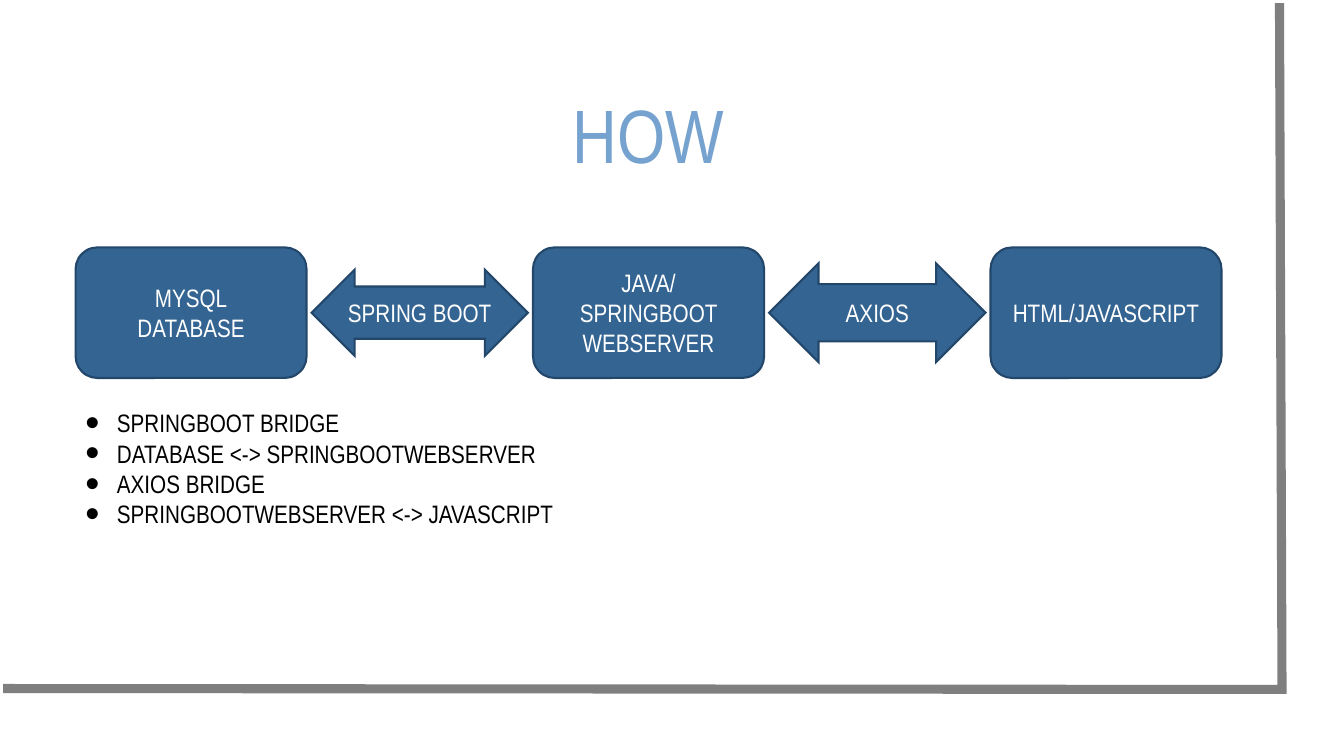
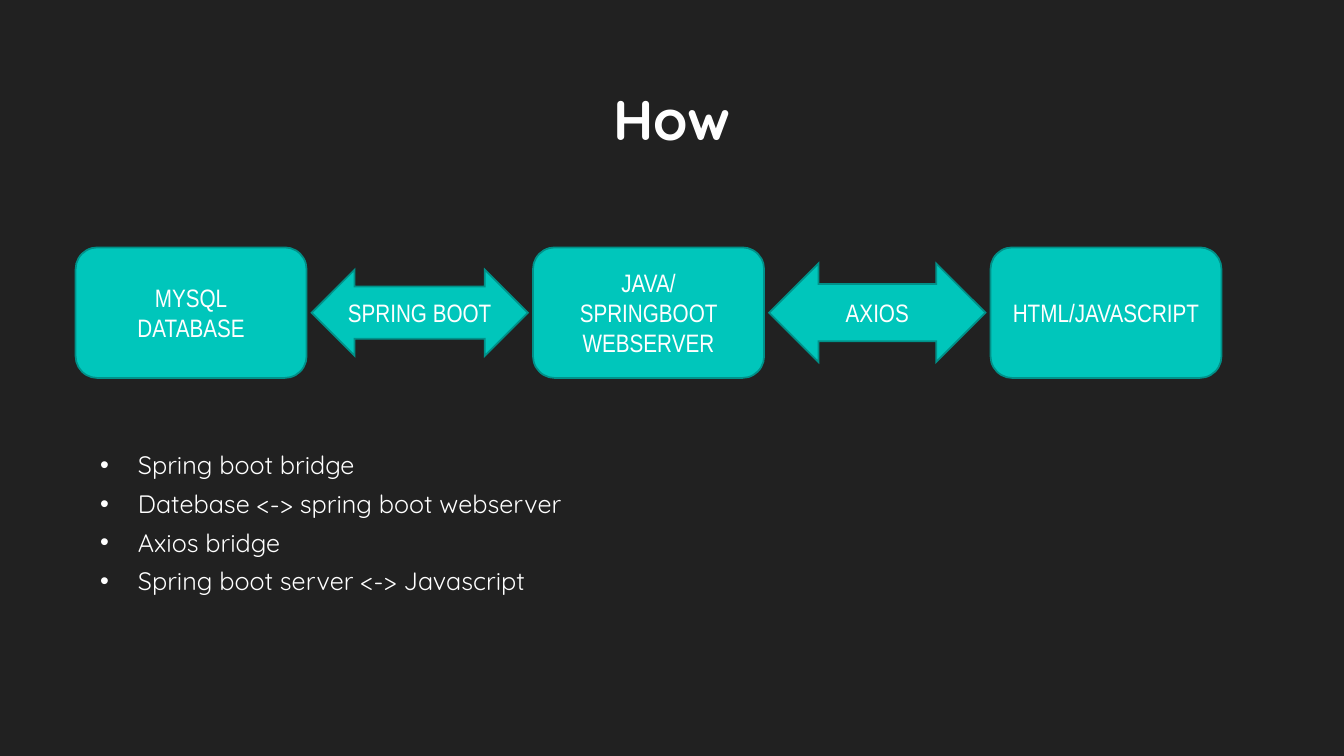
Before and after one commit to nuytsm/Gip-project-2021, a slide deck: slide 7 of Gip presentatie mvandenbroek.ppt (slide 5 before the commit). Drawn at 1344x756 pixels with LibreOffice and Linux fonts; fonts in the diff are those of the drawing; background and template pictures are left out. Boxes give left, top, right and bottom in pixels: in the first picture for what was removed or moved away, otherwise in the second. Text is boxed around its words. In the diff, an @@ line names an element or a change of style, - is before the commit and + after.

```diff
--- a/Gip presentatie mvandenbroek.ppt
+++ b/Gip presentatie mvandenbroek.ppt
@@ background picture (left out) to #212121 @@
@@ freeform shape removed at bbox=[3, 3, 1282, 689] @@
@@ title "How" at bbox=[613, 101, 731, 141]: vertical alignment middle to bottom @@
@@ title at bbox=[613, 101, 731, 141]: text changed; size 54 to 40 pt; font Arial Narrow to Quicksand; text colour #75A2CE to #FEFEFE; bold on @@
-HOW
+How
@@ text "Spring boot bridge" at bbox=[138, 455, 561, 595]: vertical alignment top to middle @@
@@ fill #346492 to #00C6BB; outline #23476A 1.5 pt to #009189 1.25 pt in 5 elements at bbox=[990, 247, 1221, 378], bbox=[533, 247, 764, 378], bbox=[76, 247, 306, 378], bbox=[311, 270, 528, 356], bbox=[769, 263, 985, 362] @@
@@ text at bbox=[138, 455, 561, 595]: text changed; font Arial Narrow to Quicksand; text colour #000000 to #FFFFFF @@
-• SPRINGBOOT BRIDGE
-• DATABASE <-> SPRINGBOOTWEBSERVER
-• AXIOS BRIDGE
-• SPRINGBOOTWEBSERVER <-> JAVASCRIPT
+• Spring boot bridge
+• Datebase <-> spring boot webserver
+• Axios bridge
+• Spring boot server <-> Javascript
```
Also in this commit, not shown: 5 other slides changed, 16 slides added, 2 slides removed, 8 other files.
